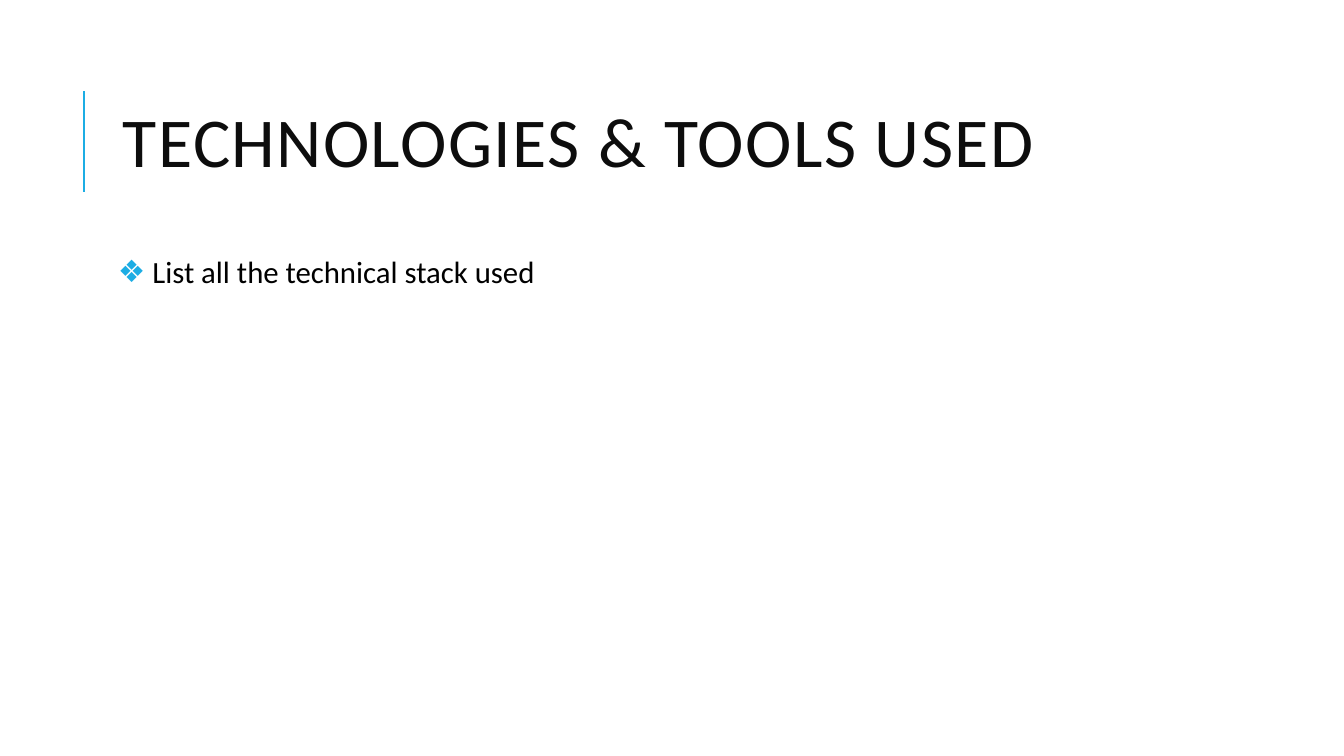
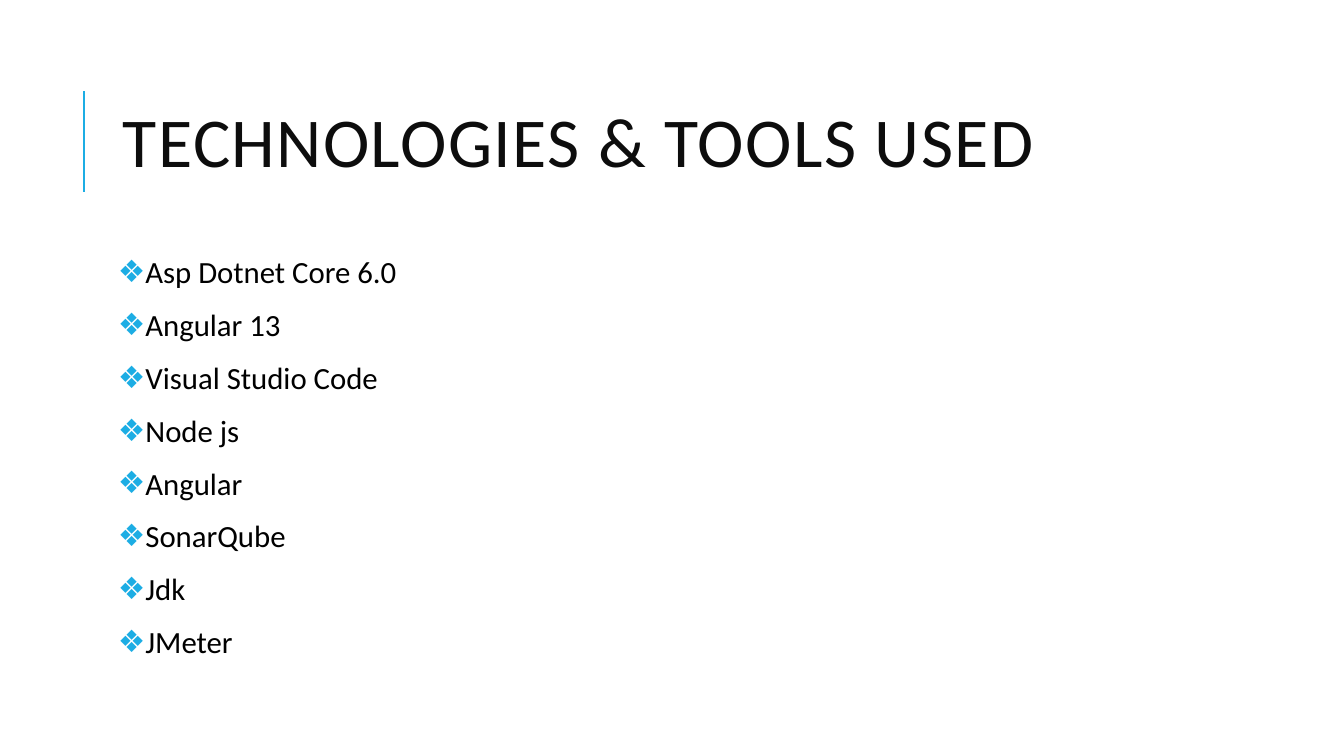
Before and after one commit to TeamAlpha01/Project, a slide deck: slide 9 of Demo PPT/Demo Template.pptx (slide 8 before the commit). Drawn at 1344x756 pixels with LibreOffice and Linux fonts; fonts in the diff are those of the drawing. Boxes give left, top, right and bottom in pixels: in the first picture for what was removed or moved away, otherwise in the second. Text is boxed around its words. In the diff, an @@ line names an element or a change of style, - is before the commit and + after.

```diff
--- a/Demo PPT/Demo Template.pptx
+++ b/Demo PPT/Demo Template.pptx
@@ text at bbox=[145, 262, 396, 654]: text changed @@
-❖ List all the technical stack used
+❖ Asp Dotnet Core 6.0
+❖ Angular 13
+❖ Visual Studio Code
+❖ Node js
+❖ Angular
+❖ SonarQube
+❖ Jdk
+❖ JMeter
```
Also in this commit, not shown: 5 other slides changed, 3 slides added, 2 slides removed.
